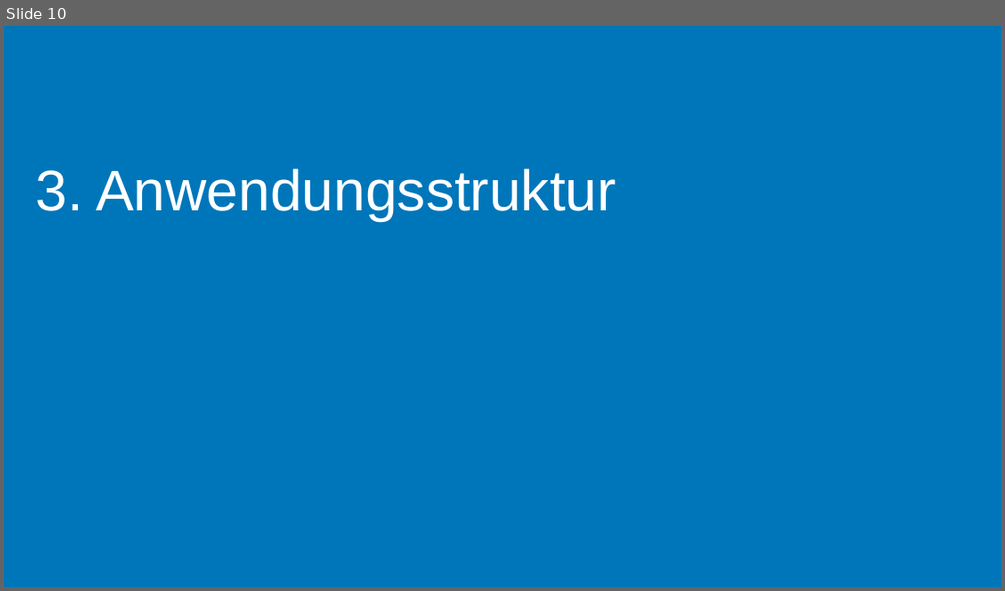
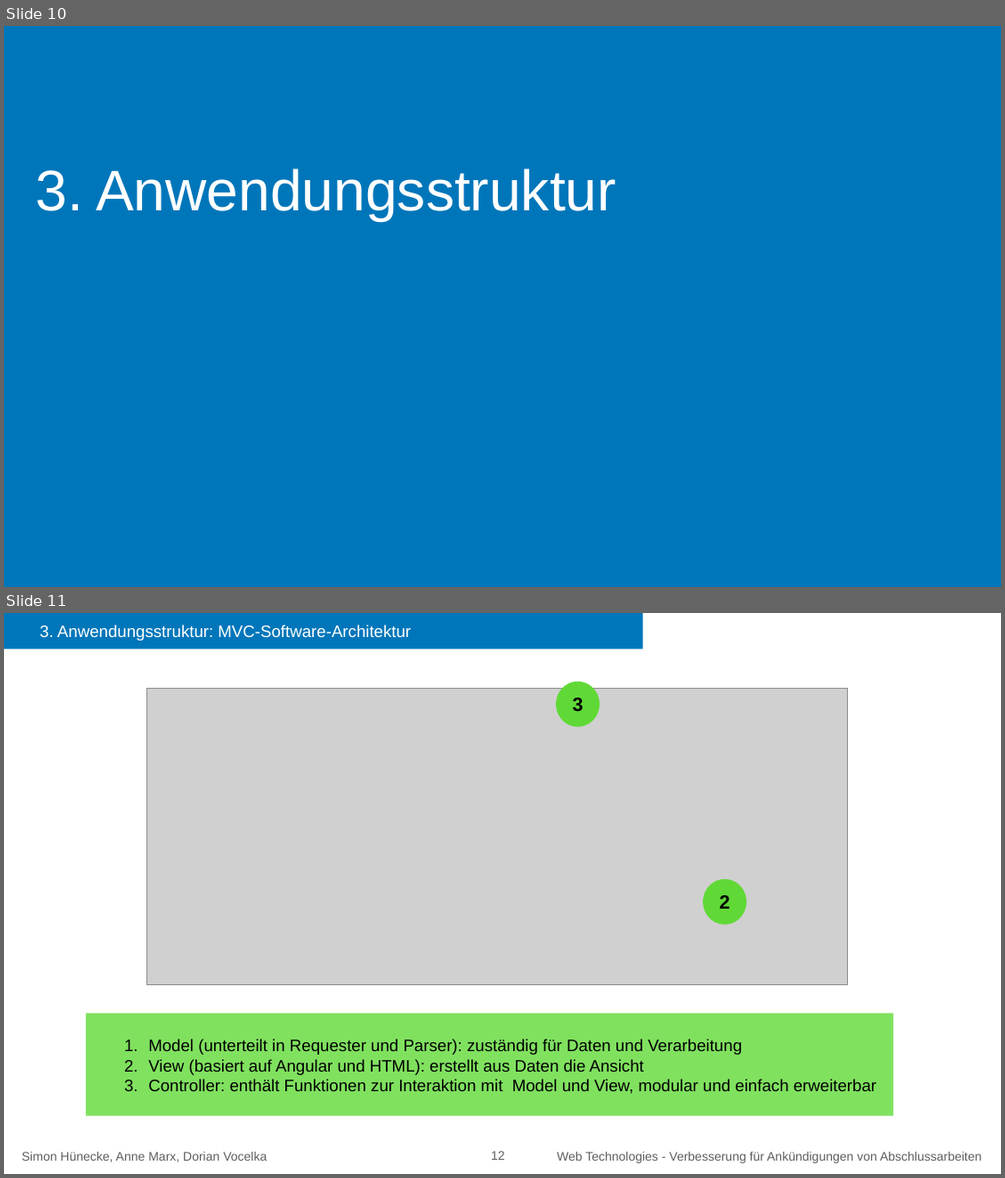
Before and after one commit to annenotarobot/WebTech-Assignemnt-3, a slide deck: documentation/Präsentationsfolien Assignement 2.pptx. Shown one above the other, each under a label of ours: slide 10 before the commit, slides 10 and 11 after it. The pictures are 1005x591 and 1005x1178 pixels, drawn with LibreOffice and Linux fonts; fonts in the diff are those of the drawing; grey boxes stand for pictures. Boxes give left, top, right and bottom in pixels: in the first picture for what was removed or moved away, otherwise in the second. Text is boxed around its words. In the diff, an @@ line names an element or a change of style, - is before the commit and + after.

```diff
--- a/documentation/Präsentationsfolien Assignement 2.pptx
+++ b/documentation/Präsentationsfolien Assignement 2.pptx
@@ slide 11 added at <box>4,613,1001,1174</box>, background #FFFFFF @@
@@ rectangle added at <box>4,613,642,649</box>, fill #0076BA, 32 pt, text #FFFFFF @@
+3. Anwendungsstruktur: MVC-Software-Architektur
@@ picture added at <box>146,688,847,984</box> @@
@@ ellipse added at <box>556,682,599,727</box>, fill #60D937, 37 pt, text #000000, bold @@
+3
@@ ellipse added at <box>703,879,746,925</box>, fill #60D937, 37 pt, text #000000, bold @@
+2
@@ rectangle added at <box>86,1013,893,1115</box>, fill #80E15F, 32 pt, text #000000 @@
+  1. Model (unterteilt in Requester und Parser): zuständig für Daten und Verarbeitung
+  2. View (basiert auf Angular und HTML): erstellt aus Daten die Ansicht
+  3. Controller: enthält Funktionen zur Interaktion mit Model und View, modular und einfach erweiterbar
@@ text added at <box>22,1151,267,1162</box>, 24 pt, text #5E5E5E @@
+Simon Hünecke, Anne Marx, Dorian Vocelka
@@ text added at <box>491,1151,505,1159</box>, 24 pt, text #5E5E5E @@
+12
@@ text added at <box>557,1151,981,1163</box>, 24 pt, text #5E5E5E @@
+Web Technologies - Verbesserung für Ankündigungen von Abschlussarbeiten
```
Also in this commit, not shown: 3 other slides added.
